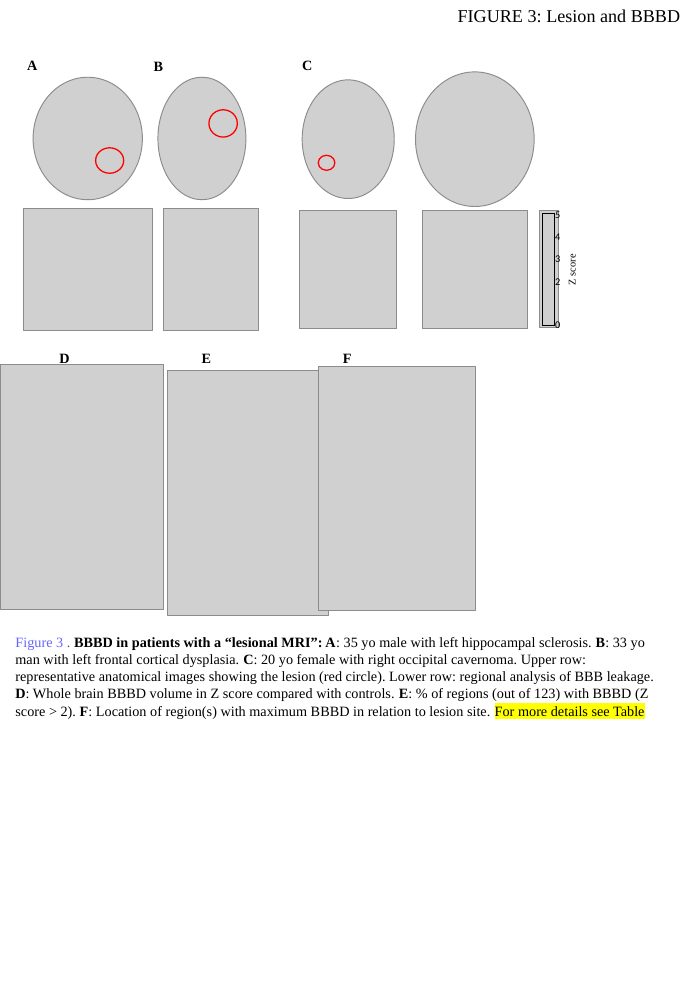
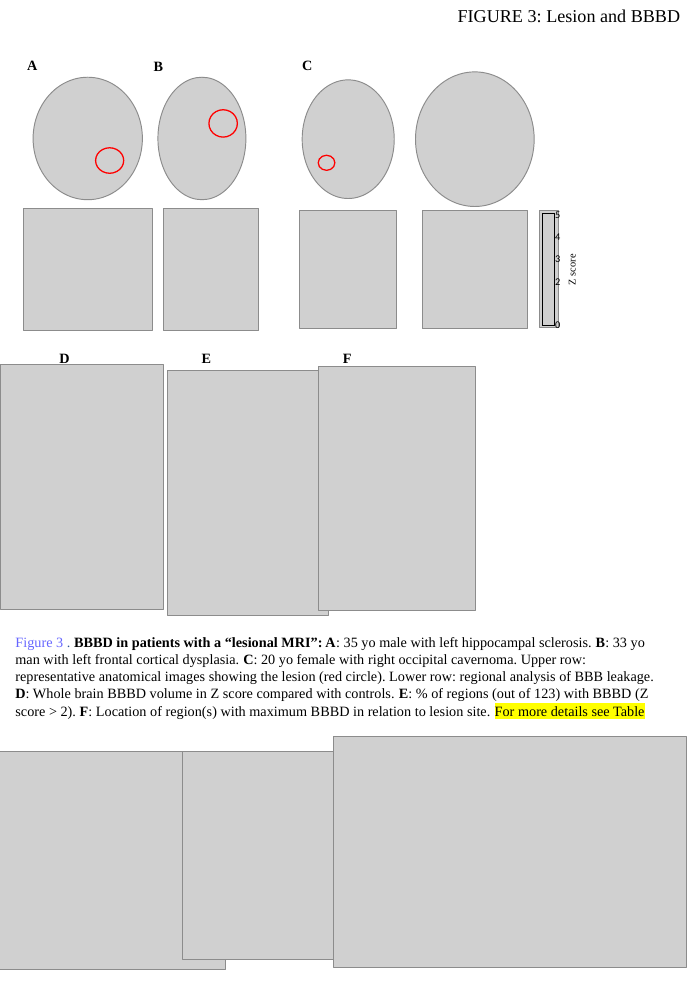
Before and after one commit to nircaf/BBB, a slide deck: slide 3 of Epilepsy-control figures slow nov 18 af.pptx. Drawn at 698x1008 pixels with LibreOffice and Linux fonts; fonts in the diff are those of the drawing; grey boxes stand for pictures. Boxes give left, top, right and bottom in pixels: in the first picture for what was removed or moved away, otherwise in the second. Text is boxed around its words. In the diff, an @@ line names an element or a change of style, - is before the commit and + after.

```diff
--- a/Epilepsy-control figures slow nov 18 af.pptx
+++ b/Epilepsy-control figures slow nov 18 af.pptx
@@ picture added at bbox=[334, 737, 687, 968] @@
@@ picture added at bbox=[0, 751, 225, 970] @@
@@ picture added at bbox=[182, 751, 361, 960] @@
```
Also in this commit, not shown: 1 other slide changed, 16 other files.
